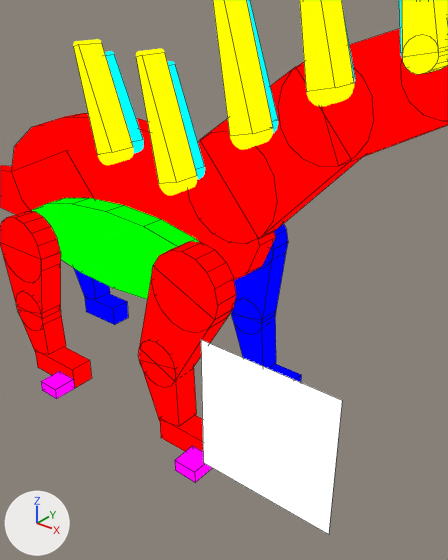
An edit to the Blender file assets-source/blender/motion/amargasaurus-stomp.blend, drawn before and after from the same camera.
The view is the same before and after, from a 50 mm lens placed at (90.57, -34.55, 33.07), pointed at (86.32, -29.24, 29.77). The lights are fixed; the arrows at lower left show +X, +Y and +Z. The picture after the commit comes second. Mesh edges are drawn as thin lines on the coarser meshes.

The first picture shows 'DinoTycoon_Motion_amargasaurus_stomp_belly', 'DinoTycoon_Motion_amargasaurus_stomp_eye', 'DinoTycoon_Motion_amargasaurus_stomp_near_front_joint_0', 'DinoTycoon_Motion_amargasaurus_stomp_near_spine0_0', 'DinoTycoon_Motion_amargasaurus_stomp_near_spine1_0', 'DinoTycoon_Motion_amargasaurus_stomp_near_spine2_0', 'DinoTycoon_Motion_amargasaurus_stomp_near_spine3_0', 'DinoTycoon_Motion_amargasaurus_stomp_neck_0', 'DinoTycoon_Motion_amargasaurus_stomp_neck_1', 'DinoTycoon_Motion_amargasaurus_stomp_neck_joint_0', 'DinoTycoon_Motion_amargasaurus_stomp_neck_joint_1', 'DinoTycoon_Motion_amargasaurus_stomp_trunk' and 39 more.
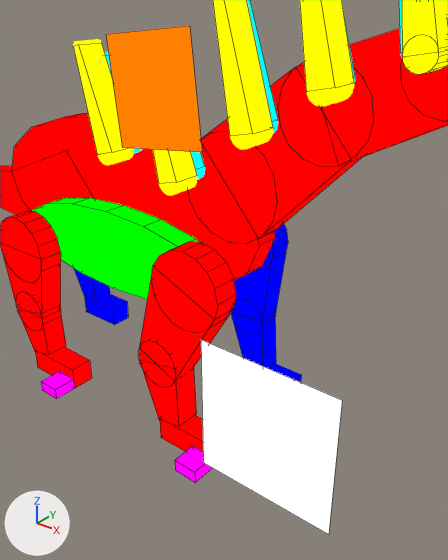
The newer file adds a shape key; the second version is drawn at full value of the shape key 'stomp_02' of 'DinoTycoon_Motion_amargasaurus_stomp_eye_white', and the change is written as the vertex moves it makes.

What differs and where, as boxes (x1, y1, x2, y2) in the pictures (448 x 560 px):
'DinoTycoon_Motion_amargasaurus_stomp_eye_white', added (orange): after (106, 26, 202, 152)
'DinoTycoon_Motion_amargasaurus_stomp_near_spine1_0', unchanged, covered by the edit: before (136, 53, 197, 184); after (153, 149, 197, 184)

What changed in the scene script:
```text
Add mat_dinotycoon_role_y:
    mat_dinotycoon_role_y = emission_material('DinoTycoon_Role_Y')
    mat_dinotycoon_role_y.base_color = (1.0, 0.216, 0.0)  # orange #ff8000
Add me_dinotycoon_motion_amargasaurus_stomp_sample_eye_white:
    me_dinotycoon_motion_amargasaurus_stomp_sample_eye_white.from_pydata([(84.26, -29.0, 32.45), (85.65, -29.0, 32.6), (85.8, -29.0, 31.21), (84.41, -29.0, 31.05), (84.26, -29.0, 32.45), (85.65, -29.0, 32.6), (85.8, -29.0, 31.21), (84.41, -29.0, 31.05)], [], [(3, 2, 1, 0), (4, 5, 6, 7), (0, 1, 5, 4), (1, 2, 6, 5), (2, 3, 7, 6), (3, 0, 4, 7)])
    me_dinotycoon_motion_amargasaurus_stomp_sample_eye_white.materials.append(mat_dinotycoon_role_y)  # orange #ff8000
Add ob_dinotycoon_motion_amargasaurus_stomp_eye_white:
    ob_dinotycoon_motion_amargasaurus_stomp_eye_white = bpy.data.objects.new('DinoTycoon_Motion_amargasaurus_stomp_eye_white', me_dinotycoon_motion_amargasaurus_stomp_sample_eye_white)
    ob_dinotycoon_motion_amargasaurus_stomp_eye_white.location = (0.0, 0.0, 0.0)
```
